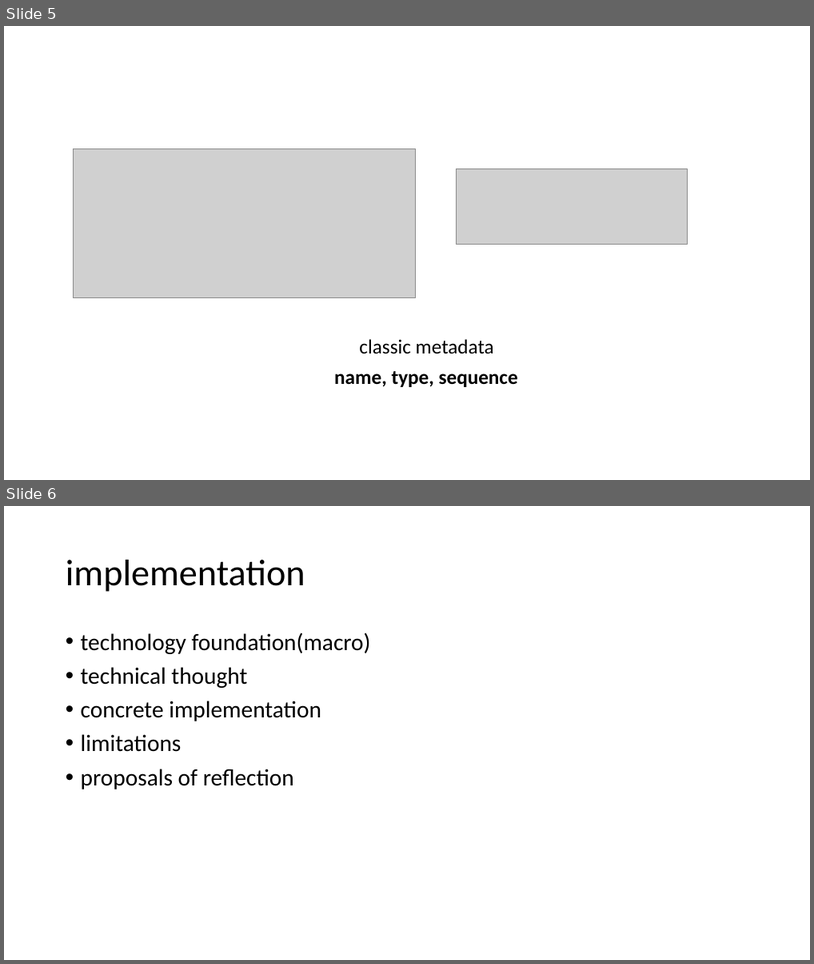
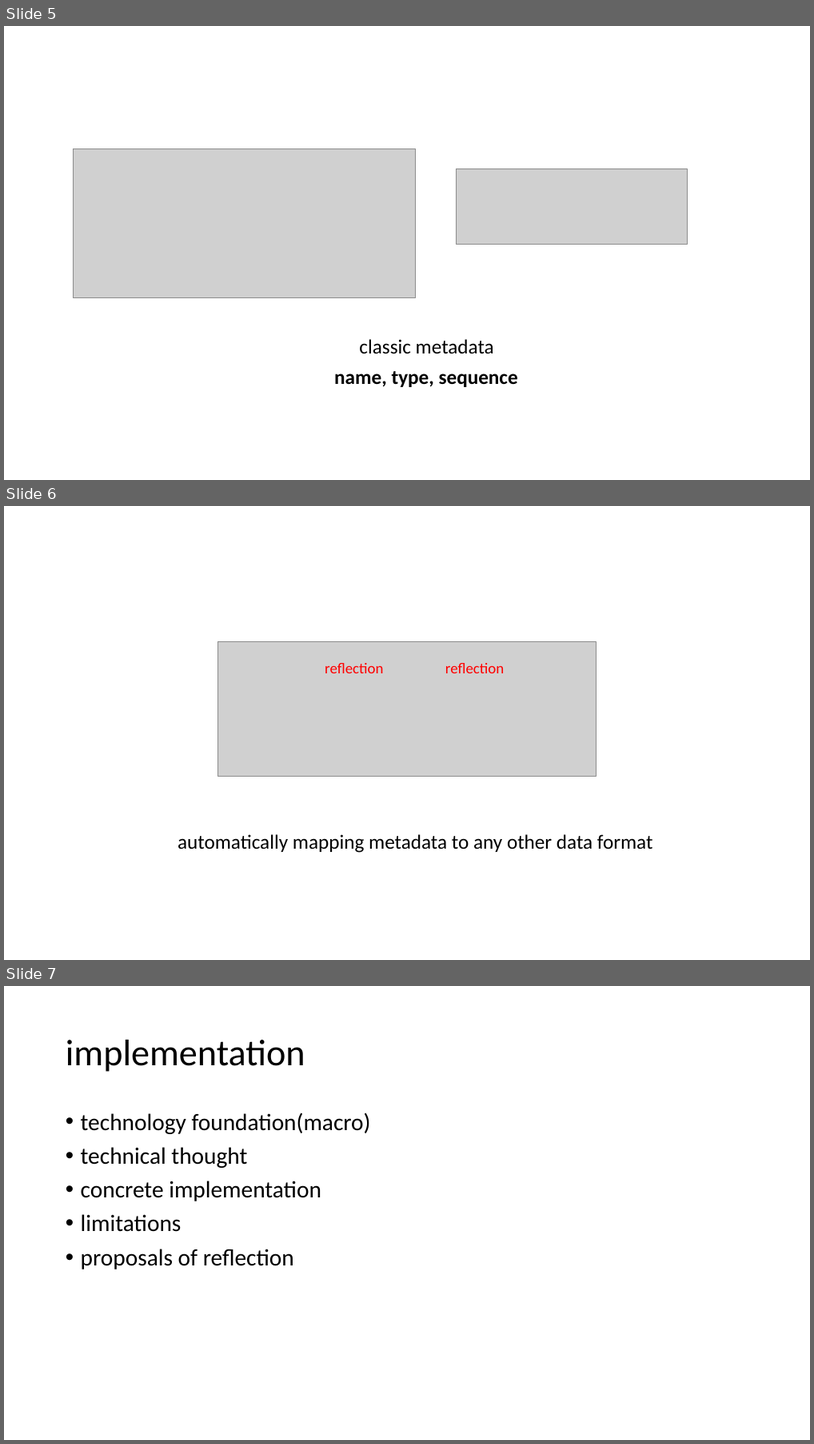
Before and after one commit to qicosmos/cppcon2017, a slide deck: cppcon2017.pptx. Shown one above the other, each under a label of ours: slides 5 and 6 before the commit, slides 5, 6 and 7 after it. The pictures are 814x964 and 814x1444 pixels, drawn with LibreOffice and Linux fonts; fonts in the diff are those of the drawing; grey boxes stand for pictures. Boxes give left, top, right and bottom in pixels: in the first picture for what was removed or moved away, otherwise in the second. Text is boxed around its words. In the diff, an @@ line names an element or a change of style, - is before the commit and + after.

Commit message:
add

```diff
--- a/cppcon2017.pptx
+++ b/cppcon2017.pptx
@@ slide 6 added at box(4, 506, 810, 960), background #FFFFFF @@
@@ picture added at box(218, 641, 596, 776) @@
@@ text added at box(325, 663, 383, 673), 18 pt, text #FF0000 @@
+reflection
@@ text added at box(446, 663, 504, 673), 18 pt, text #FF0000 @@
+reflection
@@ text added at box(178, 834, 654, 852), 24 pt, text #000000 @@
+automatically mapping metadata to any other data format
@@ what was slide 6 is now slide 7 @@
```
